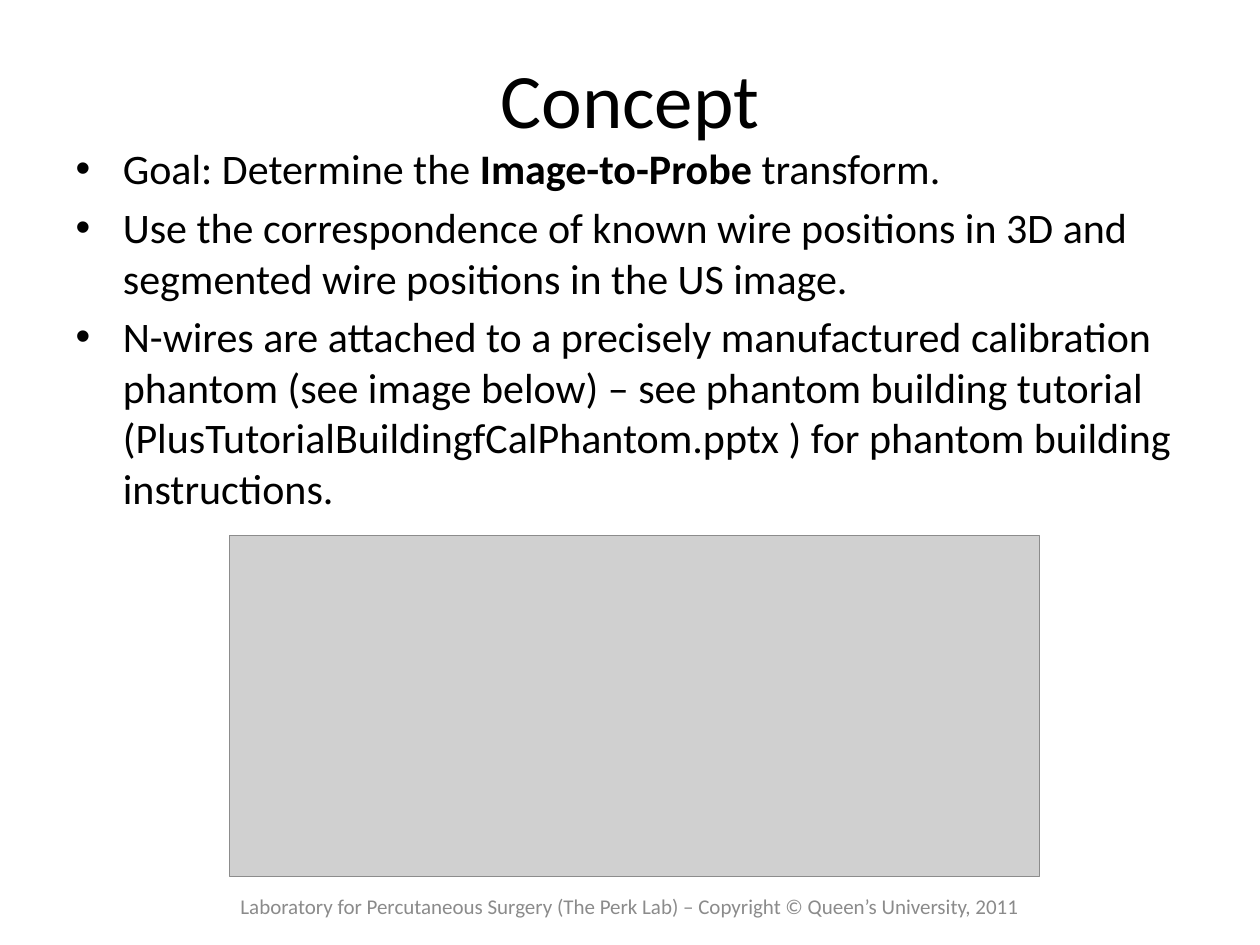
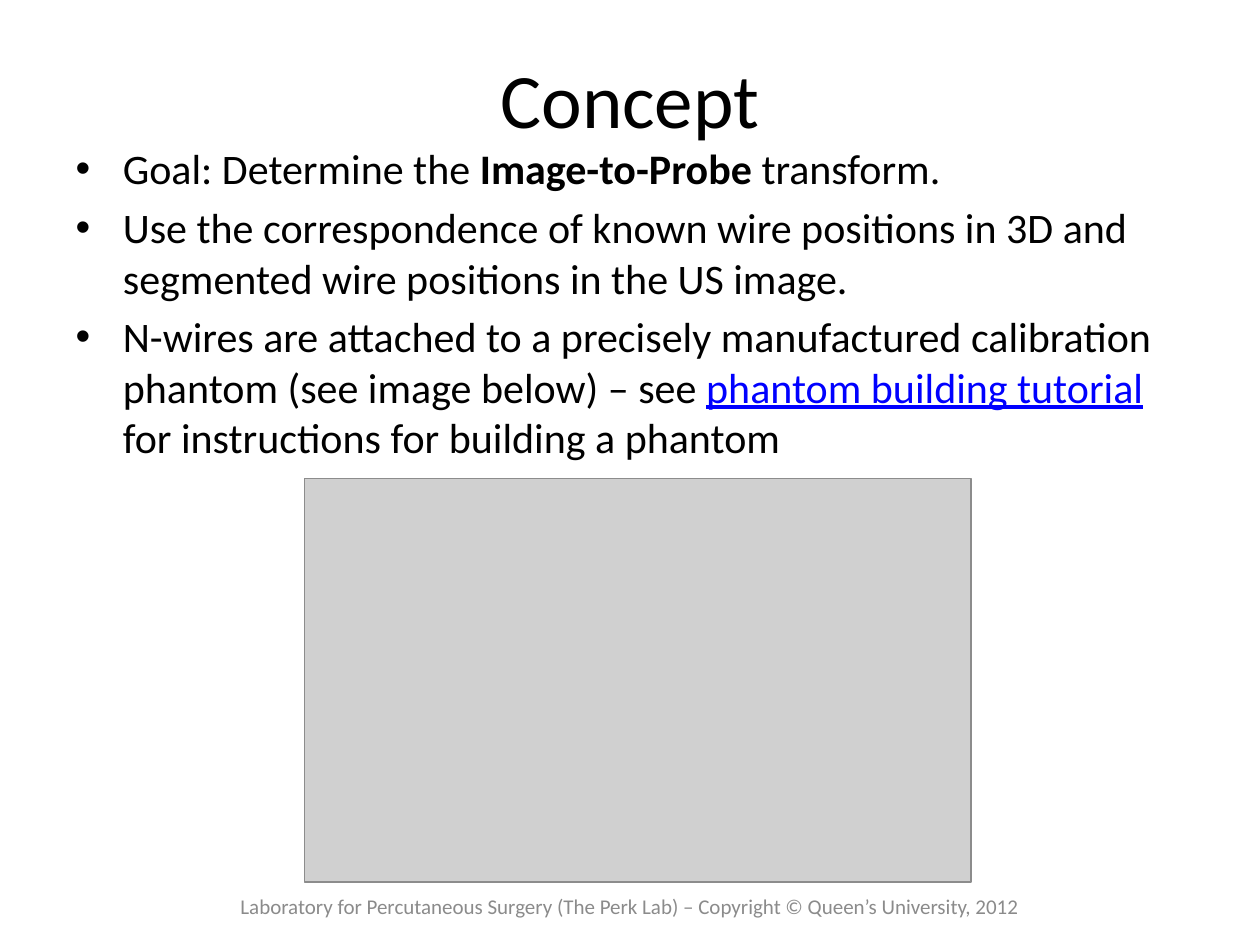
Before and after one commit to thewtex/Plus, a slide deck: slide 2 of doc/tutorials/PlusTutorialfCalCalibrationProcess.pptx. Drawn at 1260x945 pixels with LibreOffice and Linux fonts; fonts in the diff are those of the drawing; grey boxes stand for pictures. Boxes give left, top, right and bottom in pixels: in the first picture for what was removed or moved away, otherwise in the second. Text is boxed around its words. In the diff, an @@ line names an element or a change of style, - is before the commit and + after.

Commit message:
Overwrote PlusTutorialfCalCalibrationProcess.pptx by PlusTutorialfCalCalibrationProcess_UpdatedDec2012.pptx. If any older version is needed, it can be retrieved from the revision history.

```diff
--- a/doc/tutorials/PlusTutorialfCalCalibrationProcess.pptx
+++ b/doc/tutorials/PlusTutorialfCalCalibrationProcess.pptx
@@ text at [123,322,1151,461]: text changed @@
-• N-wires are attached to a precisely manufactured calibration phantom (see image below) – see phantom building tutorial (PlusTutorialBuildingfCalPhantom.pptx ) for phantom building instructions.
+• N-wires are attached to a precisely manufactured calibration phantom (see image below) – see phantom building tutorial for instructions for building a phantom
@@ picture: place and size @@
-picture at [229,536,1040,877]
+picture at [305,479,971,882]
@@ text at [240,899,1017,918]: text changed @@
-Laboratory for Percutaneous Surgery (The Perk Lab) – Copyright © Queen’s University, 2011
+Laboratory for Percutaneous Surgery (The Perk Lab) – Copyright © Queen’s University, 2012
```
Also in this commit, not shown: 6 other slides changed, 8 slides added, 1 slide removed, 1 other file.
